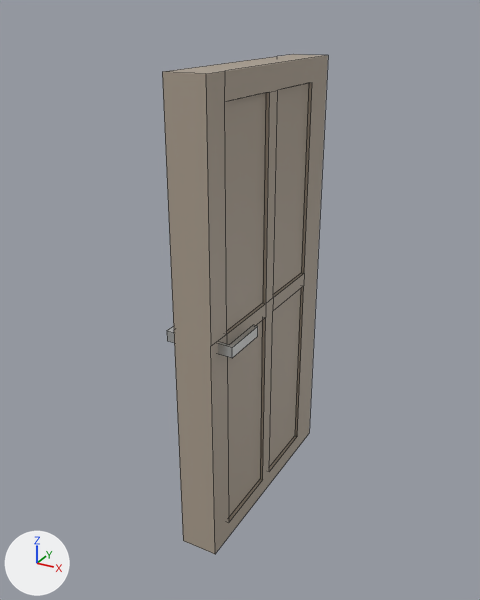
A saved change to the FBX model Assets/Resources/Modles/Door.fbx.
Both versions are drawn from a 50 mm camera at (3.36, 14.39, 6.45) aimed at (-0.5, 21.41, 2.94). The axes (+X, +Y, +Z) are drawn at lower left. The lights are the same throughout. Mesh edges are drawn as thin lines. Where no turn or scale is listed for an object, it has been applied to the vertices.

The first picture shows 'UpperDrawer.005'.
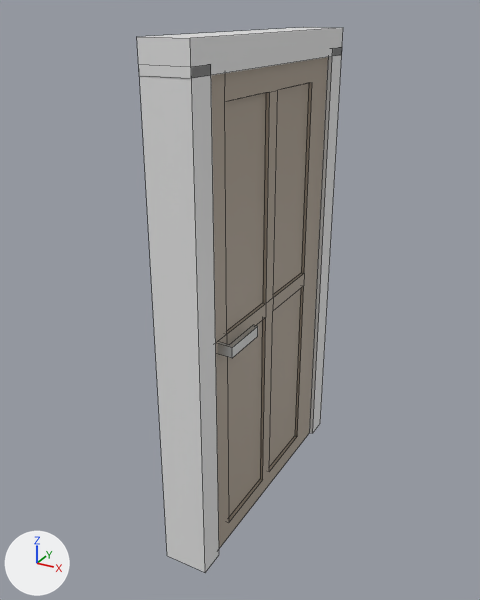
The newer file is also turned or shifted as a whole; pictures and numbers use the older file's frame.

Location of each change, (x1, y1, x2, y2) in pixels of the pictures (480 x 600 px):
'Doorframe.001', added
    after: (140, 64, 219, 573)
'Doorframe.002', added
    after: (137, 27, 343, 78)
'Doorframe', added
    after: (309, 47, 342, 433)

What the commit changed:
Mesh me_cube_005 is new.
It is a box spanning x -0.29..0.29, y -0.17..0.17, z -2.84..3.16.
Mesh me_cube_006 is new.
It is a box spanning x -0.29..0.29, y -0.91..2.84, z -0.17..0.17.
Mesh me_cube_004 is new.
It is a box spanning x -0.29..0.29, y -0.17..0.17, z -2.84..3.16.
Object 'Doorframe.001' (ob_doorframe_001) is new; it shows me_cube_005.
Its location is (-0.34, 19.86, 2.8).
Object 'Doorframe.002' (ob_doorframe_002) is new; it shows me_cube_006.
Its location is (-0.34, 20.59, 6.04).
Object 'Doorframe' (ob_doorframe) is new; it shows me_cube_004.
Its location is (-0.34, 23.26, 2.8).
